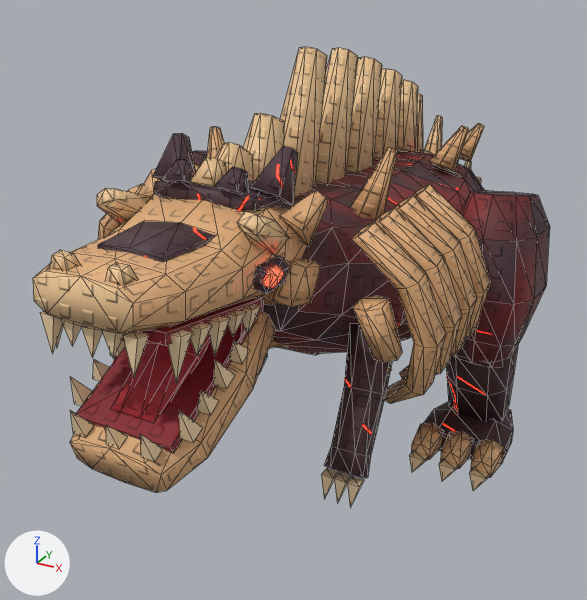
A saved change to the glTF model assets/TRex/TRex.glb.
One viewpoint serves both versions: a camera (50 mm lens) standing at (5.22, -11.96, 7.36) and looking at (-1.03, -0.6, 1.68). The axes (+X, +Y, +Z) are drawn at lower left. The lights are the same throughout. The first picture is the older version. Mesh edges are drawn as thin lines. Vertices at exactly the same position are counted once.

Names of what the first picture shows: 'TRex'.
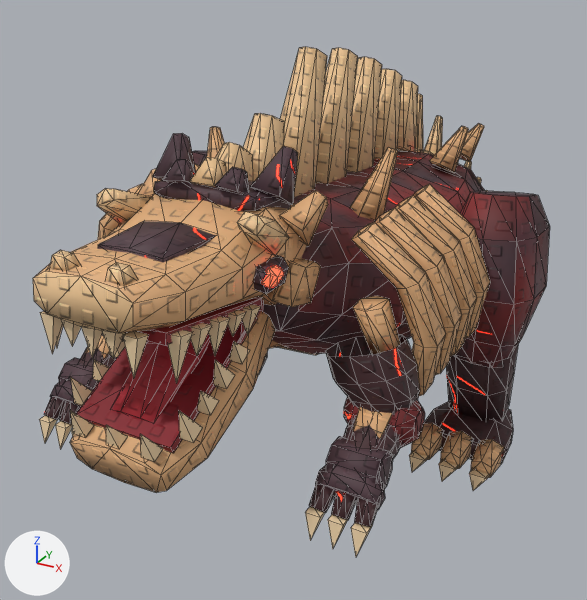
Patch to the scene script:
```diff
--- a/assets/TRex/TRex.glb.py
+++ b/assets/TRex/TRex.glb.py
@@ me_trexmesh @@
 # used by ob_trex; location = (0.0, 0.0, 0.0)
-me_trexmesh.from_pydata(...)  # 1848 vertices, 3236 faces; spans x -3.11..3.11, y -6.71..8.02, z 0.0..6.11
+me_trexmesh.from_pydata(...)  # 2188 vertices, 3788 faces; spans x -3.11..3.11, y -6.71..8.02, z 0.0..6.11
+# me_trexmesh part 1: a new loose piece, an 8-sided cylinder along x spanning x 1.75..2.38, y -4.87..-4.37, z 1.52..2.01, in mat_trex_studs
+# me_trexmesh part 2: a new loose piece, an 8-sided cylinder along x spanning x -2.38..-1.75, y -4.87..-4.37, z 1.52..2.01, in mat_trex_studs
+# me_trexmesh part 3: the loose piece of 5 vertices spanning x 1.69..1.85, y -4.56..-4.35, z 1.06..1.37 is scaled about its middle by (1.22, 1.05, 1.09), then moved by (0.01, -0.73, -0.01)
+# me_trexmesh part 4: the loose piece of 5 vertices spanning x 1.86..2.02, y -4.56..-4.35, z 1.06..1.37 is scaled about its middle by (1.22, 1.05, 1.09), then moved by (0.12, -0.73, -0.01)
+# me_trexmesh part 5: the loose piece of 5 vertices spanning x -2.02..-1.86, y -4.56..-4.35, z 1.06..1.37 is scaled about its middle by (1.22, 1.05, 1.09), then moved by (-0.12, -0.73, -0.01)
+# me_trexmesh part 6: the loose piece of 5 vertices spanning x 1.51..1.67, y -4.56..-4.35, z 1.06..1.37 is scaled about its middle by (1.22, 1.05, 1.09), then moved by (0.76, -0.73, -0.01)
+# me_trexmesh part 7: the loose piece of 5 vertices spanning x -1.67..-1.51, y -4.56..-4.35, z 1.06..1.37 is scaled about its middle by (1.22, 1.05, 1.09), then moved by (-0.76, -0.73, -0.01)
+# me_trexmesh part 8: 32 vertices removed from x 1.33..2.03, y -4.5..-3.14, z 1.3..3.06; 194 vertices added at x 1.29..2.52, y -5.18..-3.35, z 1.31..3.06
+# me_trexmesh part 9: 32 vertices removed from x -2.03..-1.33, y -4.5..-3.14, z 1.3..3.06; 194 vertices added at x -2.52..-1.29, y -5.18..-3.35, z 1.31..3.06
+# other edits to the shape of me_trexmesh do not show in these pictures
 me_trexmesh.materials.append(mat_trex_studs)
```

Changed parts and their boxes [x1, y1, x2, y2] in the pictures (587 x 600 px; the box of a moved part takes in the faces that stretch with it):
'TRex', reshaped (11% taller)
    before: [33, 47, 550, 508]
    after: [33, 47, 550, 557]
part 1 of me_trexmesh, added (brown)
    after: [326, 436, 393, 489]
part 2 of me_trexmesh, added (brown)
    after: [58, 358, 100, 391]
part 3 of me_trexmesh, moved or reshaped
    before: [334, 472, 351, 503]
    after: [305, 506, 325, 540]
part 4 of me_trexmesh, moved or reshaped
    before: [347, 476, 364, 508]
    after: [328, 514, 348, 549]
part 5 of me_trexmesh, moved or reshaped (not visible before)
    after: [55, 421, 72, 449]
part 6 of me_trexmesh, moved or reshaped
    before: [321, 468, 338, 499]
    after: [351, 523, 372, 557]
part 7 of me_trexmesh, moved or reshaped (not visible before)
    after: [40, 415, 57, 443]
part 8 of me_trexmesh, built on
    before: [324, 323, 392, 478]
    after: [309, 335, 425, 528]
part 9 of me_trexmesh, built on
    after: [44, 333, 124, 424]
